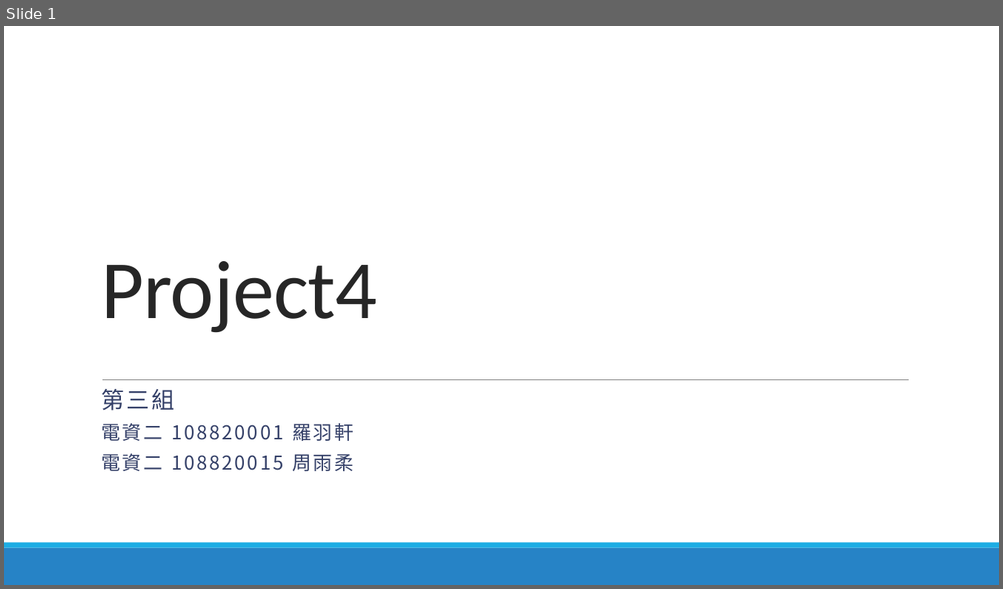
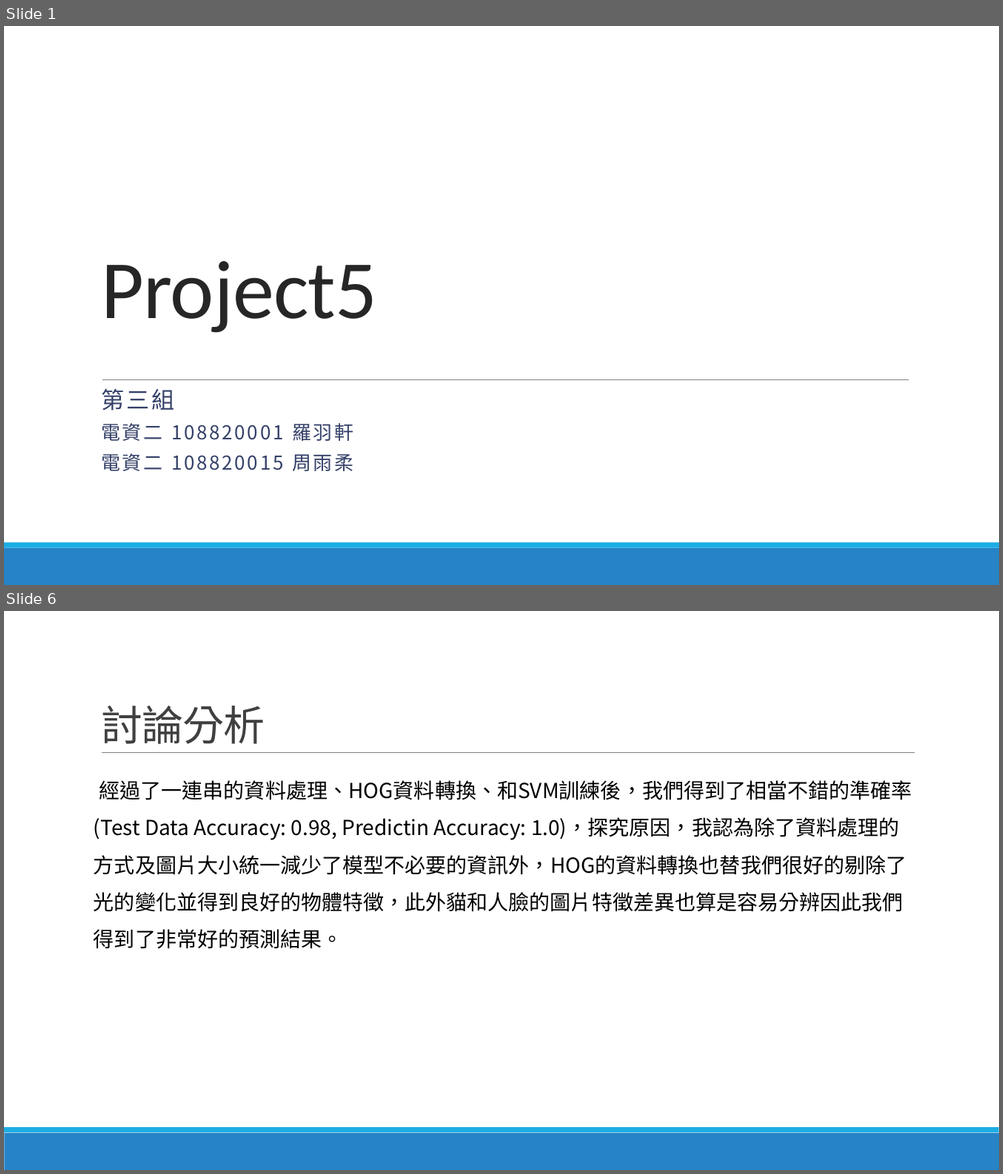
Before and after one commit to lohsuan/Multimedia-Tech, a slide deck: Project5_第三組_小組報告/Project5_第三組_小組報告.pptx. Shown one above the other, each under a label of ours: slide 1 before the commit, slides 1 and 6 after it; the slides between them are not shown. The pictures are 1003x589 and 1003x1174 pixels, drawn with LibreOffice and Linux fonts; fonts in the diff are those of the drawing. Boxes give left, top, right and bottom in pixels: in the first picture for what was removed or moved away, otherwise in the second. Text is boxed around its words. In the diff, an @@ line names an element or a change of style, - is before the commit and + after.

```diff
--- a/Project5_第三組_小組報告/Project5_第三組_小組報告.pptx
+++ b/Project5_第三組_小組報告/Project5_第三組_小組報告.pptx
@@ slide 6 added at [4, 611, 999, 1170], background #FFFFFF; not listed: 2 template elements that a slide beside it also shows @@
@@ title added at [101, 706, 265, 744], 40 pt, text #404040 @@
+討論分析
@@ line added from (102, 753) to (915, 753), #808080 0.5 pt @@
@@ text added at [94, 780, 912, 949], 20 pt, text #000000 @@
+  經過了一連串的資料處理、HOG資料轉換、和SVM訓練後，我們得到了相當不錯的準確率(Test Data Accuracy: 0.98, Predictin Accuracy: 1.0)，探究原因，我認為除了資料處理的方式及圖片大小統一減少了模型不必要的資訊外，HOG的資料轉換也替我們很好的剔除了光的變化並得到良好的物體特徵，此外貓和人臉的圖片特徵差異也算是容易分辨因此我們得到了非常好的預測結果。
@@ slide 1 changed as well @@
@@ title at [101, 261, 377, 333]: text changed @@
-Project4
+Project5
```
Also in this commit, not shown: 1 other slide changed, 3 other slides added, 3 slides removed.
